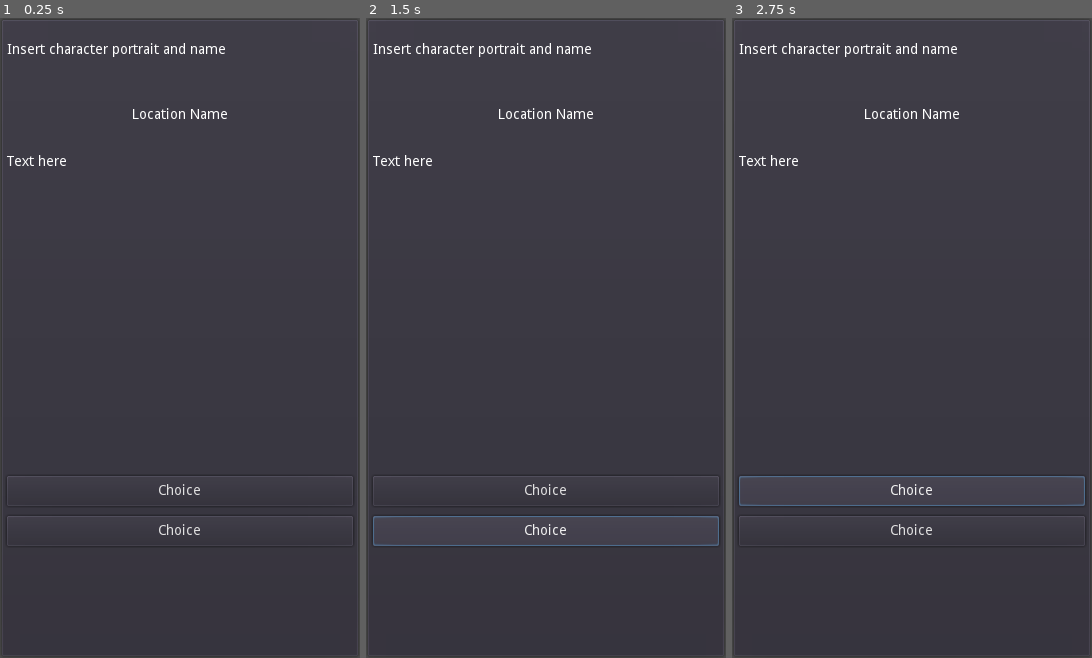
Above: before the commit, frames 1-3 (left to right).
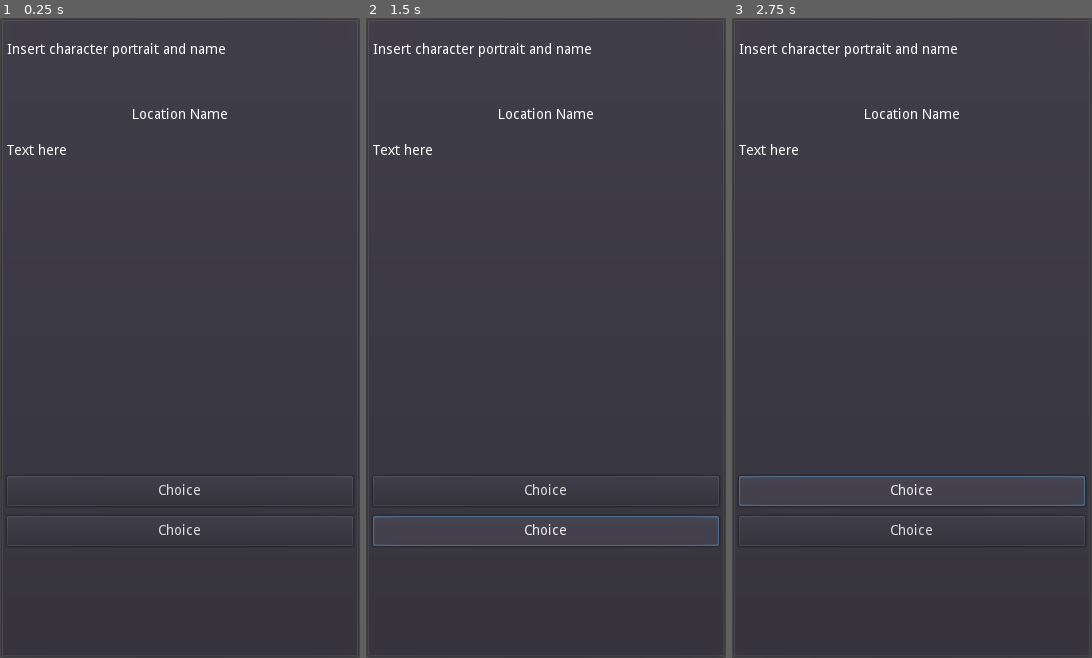
Above: after the commit, the same moments.

Repository: philipuriarte/A-Churchyard-of-Orphans
Game: Godot game, scene res://Scenes/GameScreen.tscn
Same seed, same stepped clock (60 frames per second), same inputs: the game is played once before the commit and once after it. This scene is started directly instead of the project's main scene.
Inputs:
- Up to frame 1 (0.25 s): no input
- Up to frame 2 (1.5 s): click "Choice" at 0.5 s; click "Choice" at 1.25 s
- Up to frame 3 (2.75 s): click "Choice" at 2 s

The runs differ from the first frame. In frame 1, 0.2% of the frame differs, in the area x 1-19%, y 19-24%; in frame 2, 0.2%; in frame 3, 0.2%.

Commit message:
Create MiddleContainer node
Contains:
- LocationName
- NarrativeText
- ChoicesContainer

Diff:
--- a/Scenes/GameScreen.tscn
+++ b/Scenes/GameScreen.tscn
@@ -30,27 +30,30 @@
 margin_bottom = 32.0
 text = "Insert character portrait and name"
 
-[node name="LocationName" parent="MarginContainer/MainCointainer" instance=ExtResource( 1 )]
+[node name="MiddleContainer" type="VBoxContainer" parent="MarginContainer/MainCointainer"]
 margin_top = 65.0
-margin_bottom = 115.0
-
-[node name="NarrativeText" parent="MarginContainer/MainCointainer" instance=ExtResource( 2 )]
-margin_top = 130.0
-margin_bottom = 396.0
-
-[node name="ChoicesContainer" type="VBoxContainer" parent="MarginContainer/MainCointainer"]
-margin_top = 411.0
 margin_right = 346.0
 margin_bottom = 561.0
+size_flags_vertical = 3
+
+[node name="LocationName" parent="MarginContainer/MainCointainer/MiddleContainer" instance=ExtResource( 1 )]
+
+[node name="NarrativeText" parent="MarginContainer/MainCointainer/MiddleContainer" instance=ExtResource( 2 )]
+margin_bottom = 342.0
+
+[node name="ChoicesContainer" type="VBoxContainer" parent="MarginContainer/MainCointainer/MiddleContainer"]
+margin_top = 346.0
+margin_right = 346.0
+margin_bottom = 496.0
 rect_min_size = Vector2( 0, 150 )
 custom_constants/separation = 10
 alignment = 1
 
-[node name="Choice" parent="MarginContainer/MainCointainer/ChoicesContainer" instance=ExtResource( 3 )]
+[node name="Choice" parent="MarginContainer/MainCointainer/MiddleContainer/ChoicesContainer" instance=ExtResource( 3 )]
 margin_top = 40.0
 margin_bottom = 70.0
 
-[node name="Choice2" parent="MarginContainer/MainCointainer/ChoicesContainer" instance=ExtResource( 3 )]
+[node name="Choice2" parent="MarginContainer/MainCointainer/MiddleContainer/ChoicesContainer" instance=ExtResource( 3 )]
 margin_top = 80.0
 margin_bottom = 110.0
 
